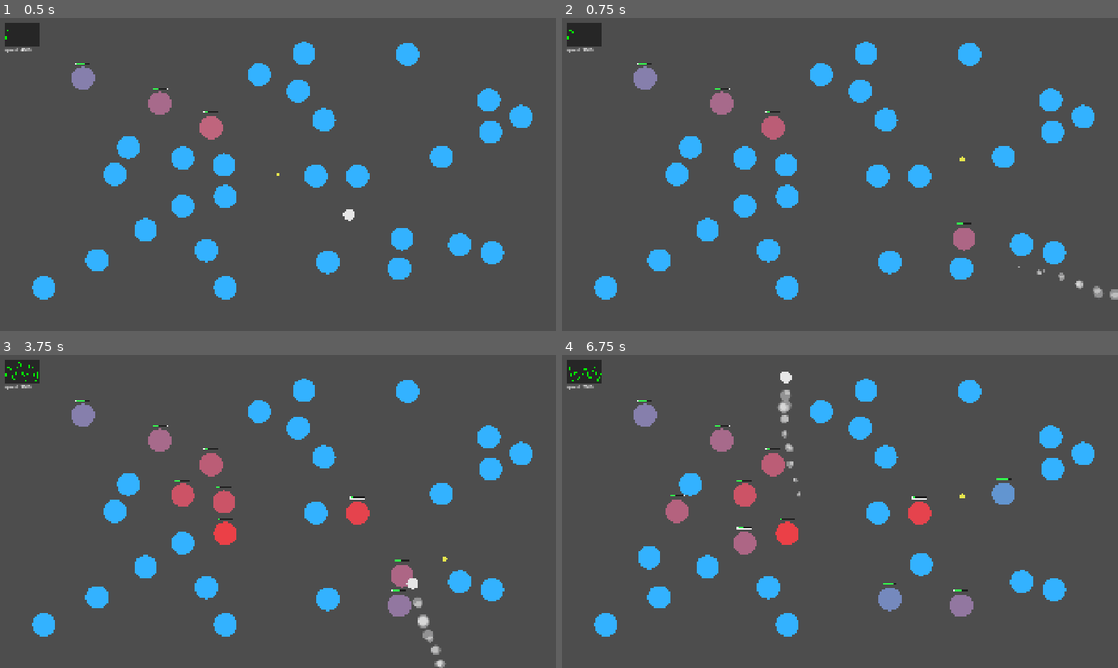
Above: before the commit, frames 1-4 (two rows, left to right).
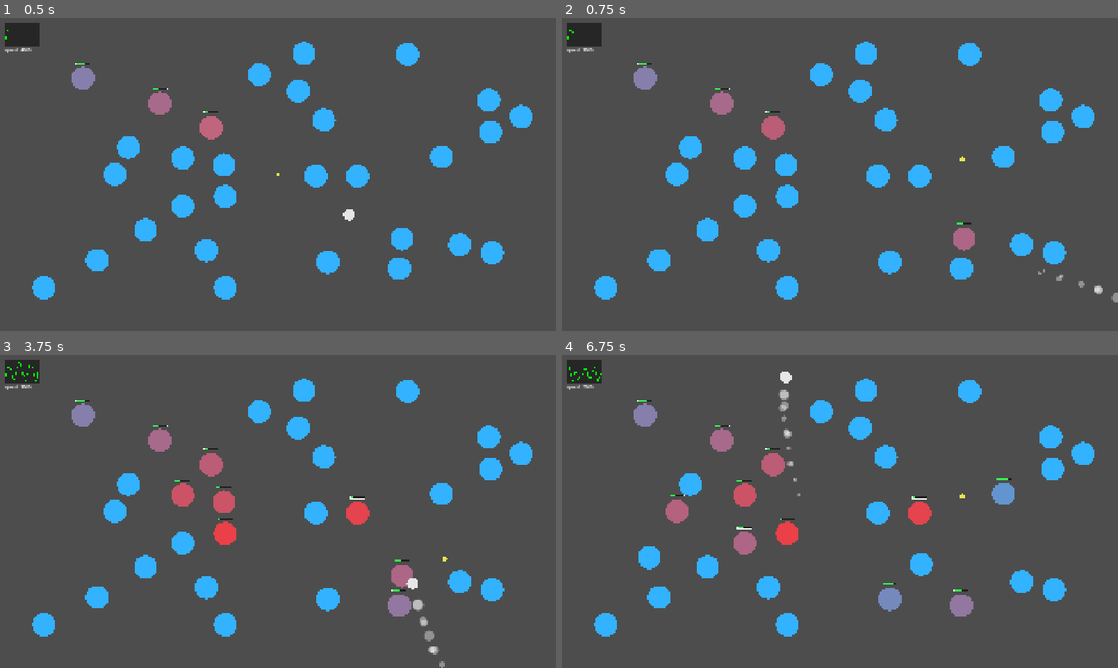
Above: after the commit, the same moments.

Repository: dandylion140206/kinetic_ball
Game: Godot game, scene res://main.tscn
Two runs of this game, one before a commit and one after it. Both use one fixed random seed, a clock stepped at 60 frames per second and the inputs below. Sound files missing from this copy of the repository are replaced by a short silence.
Inputs (mouse positions are in pixels of both pictures, inside the frame that each line leads up to):
- Up to frame 1 (0.5 s): no input
- Up to frame 2 (0.75 s): move the mouse to (962, 158) at 0.52 s; click (962, 158) at 0.6 s
- Up to frame 3 (3.75 s): tap Enter at 1.25 s; move the mouse to (166, 527) at 1.27 s; tap Shift at 1.35, 2.85 s; move the mouse to (333, 442) at 2.02 s; click (333, 442) at 2.1 s; tap Space at 2.75 s; move the mouse to (250, 574) at 2.77 s; move the mouse to (444, 558) at 3.52 s; click (444, 558) at 3.6 s
- Up to frame 4 (6.75 s): move the mouse to (673, 464) at 4.27 s; tap Shift at 4.35, 5.85 s; move the mouse to (867, 511) at 5.02 s; click (867, 511) at 5.1 s; move the mouse to (756, 433) at 5.77 s; move the mouse to (962, 495) at 6.52 s; click (962, 495) at 6.6 s

Frame 1 is identical in both runs. In frame 2, 0.2% of the frame differs, in the area x 82-100%, y 79-91%; in frame 3, 0.2%; in frame 4, 0.2%, in the area x 38-43%, y 11-46%.

Commit message:
書式整形

Diff:
--- a/ball/ball.gd
+++ b/ball/ball.gd
@@ -9,11 +9,11 @@
 
 @export var movement_stats: MovementStats
 
+var velocity: Vector2 = Vector2.ZERO
+
 @onready var movement: Movement = $Movement
 @onready var boost: Boost = $Boost
 @onready var damage_dealer: DamageDealer = $DamageDealer
-
-var velocity: Vector2 = Vector2.ZERO
 
 
 func _ready() -> void:
--- a/ball/ball_visual.gd
+++ b/ball/ball_visual.gd
@@ -2,7 +2,6 @@
 extends Node2D
 
 @export var radius: float = 20.0
-
 @export var color: Color = Color(0.9, 0.9, 0.9, 1.0)
 
 
--- a/ball/boost.gd
+++ b/ball/boost.gd
@@ -4,10 +4,10 @@
 @export_range(0, 5000, 100) var impulse_power: int = 1500
 @export_range(0.0, 2.0, 0.02) var cooldown: float = 0.4
 
+var _is_on_cooldown: bool = false
+
 @onready var cooldown_timer: Timer = $CooldownTimer
 @onready var boost_sound_player: SoundPlayer = $BoostSoundPlayer
-
-var _is_on_cooldown: bool = false
 
 
 func _ready() -> void:
--- /dev/null
+++ b/components/damage_flash.gd
@@ -0,0 +1,35 @@
+class_name DamageFlash
+extends Node
+
+@export var visual_path: NodePath
+@export var flash_color: Color = Color.WHITE
+@export_range(0.01, 0.5, 0.01) var duration: float = 0.15
+
+var _tween: Tween
+
+@onready var visual: TargetVisual = get_node_or_null(visual_path)
+
+
+func flash() -> void:
+	if visual == null:
+		return
+
+	if _tween != null:
+		_tween.kill()
+
+	visual.set_overlay(flash_color, 1.0)
+
+	_tween = create_tween()
+	_tween.tween_method(
+		_set_flash_strength,
+		1.0,
+		0.0,
+		duration
+	).set_trans(Tween.TRANS_QUAD).set_ease(Tween.EASE_OUT)
+
+
+func _set_flash_strength(value: float) -> void:
+	if visual == null:
+		return
+
+	visual.set_overlay(flash_color, value)
--- a/effects/boost_smoke_effect.gd
+++ b/effects/boost_smoke_effect.gd
@@ -9,11 +9,11 @@
 @export var use_generated_circle_texture: bool = true
 @export_range(8, 128, 1) var circle_texture_size: int = 52
 
-@onready var particles: CPUParticles2D = $Particles
-
 var _follow_node: Node2D
 var _smoke_direction: Vector2 = Vector2.LEFT
 var _is_following: bool = false
+
+@onready var particles: CPUParticles2D = $Particles
 
 
 func _ready() -> void:
@@ -23,6 +23,18 @@
 	particles.local_coords = false
 	particles.gravity = Vector2.ZERO
 	particles.direction = Vector2.RIGHT
+
+
+func _process(_delta: float) -> void:
+	if not _is_following:
+		return
+
+	if not is_instance_valid(_follow_node):
+		_stop_emission()
+		return
+
+	_update_smoke_direction()
+	_update_emitter_transform()
 
 
 func play(
@@ -53,18 +65,6 @@
 	_stop_emission_later()
 
 
-func _process(_delta: float) -> void:
-	if not _is_following:
-		return
-
-	if not is_instance_valid(_follow_node):
-		_stop_emission()
-		return
-
-	_update_smoke_direction()
-	_update_emitter_transform()
-
-
 func _update_smoke_direction() -> void:
 	if not _follow_node.has_method("get_velocity_direction"):
 		return
@@ -74,14 +74,11 @@
 	if velocity_direction.length_squared() <= 0.0001:
 		return
 
-	# lerp なし。現在速度の逆方向へ即時反映。
 	_smoke_direction = -velocity_direction.normalized()
 
 
 func _update_emitter_transform() -> void:
 	global_position = _follow_node.global_position + _smoke_direction * spawn_back_offset
-
-	# 煙の放出方向も現在速度の逆方向へ即時反映。
 	global_rotation = _smoke_direction.angle()
 
 
--- a/effects/boost_smoke_effect.tscn
+++ b/effects/boost_smoke_effect.tscn
@@ -11,12 +11,12 @@
 
 [node name="Particles" type="CPUParticles2D" parent="." unique_id=824494506]
 emitting = false
-amount = 28
-lifetime = 0.2
+amount = 20
+lifetime = 0.18000000000000002
 randomness = 0.6
 lifetime_randomness = 0.2
 emission_shape = 1
-emission_sphere_radius = 12.0
+emission_sphere_radius = 10.0
 spread = 20.0
 gravity = Vector2(0, 0)
 initial_velocity_min = 100.0
--- a/health_bar.gd
+++ b/health_bar.gd
@@ -27,20 +27,6 @@
 	global_position = follow_target.global_position + offset
 
 
-func setup(target: Node2D, initial_hp_ratio: float) -> void:
-	follow_target = target
-	set_hp_ratio(initial_hp_ratio)
-
-	if follow_target != null:
-		global_position = follow_target.global_position + offset
-
-
-func set_hp_ratio(value: float) -> void:
-	hp_ratio = clampf(value, 0.0, 1.0)
-	visible = hp_ratio < 1.0
-	queue_redraw()
-
-
 func _draw() -> void:
 	if not visible:
 		return
@@ -65,3 +51,17 @@
 		false,
 		1.0
 	)
+
+
+func setup(target: Node2D, initial_hp_ratio: float) -> void:
+	follow_target = target
+	set_hp_ratio(initial_hp_ratio)
+
+	if follow_target != null:
+		global_position = follow_target.global_position + offset
+
+
+func set_hp_ratio(value: float) -> void:
+	hp_ratio = clampf(value, 0.0, 1.0)
+	visible = hp_ratio < 1.0
+	queue_redraw()
--- a/main.tscn
+++ b/main.tscn
@@ -7,7 +7,7 @@
 [ext_resource type="Script" uid="uid://bfhimbix04kqp" path="res://speed_graph.gd" id="3_h2yge"]
 [ext_resource type="Script" uid="uid://b8h5t4d243axg" path="res://target_spawner.gd" id="5_lquwl"]
 [ext_resource type="PackedScene" uid="uid://db4dp6n086j22" path="res://target/target.tscn" id="6_7mycd"]
-[ext_resource type="Script" uid="uid://dimnmy0ptmso1" path="res://health_bal_layer.gd" id="7_4c57u"]
+[ext_resource type="Script" uid="uid://dimnmy0ptmso1" path="res://health_bar_layer.gd" id="7_4c57u"]
 [ext_resource type="Script" uid="uid://b2dog2m20x8s3" path="res://vfx_spawner.gd" id="7_272bh"]
 [ext_resource type="PackedScene" uid="uid://c7mpnvlntsbrn" path="res://effects/boost_smoke_effect.tscn" id="8_5vw27"]
 [ext_resource type="PackedScene" uid="uid://c7spad1eefqnw" path="res://health_bar.tscn" id="8_efxa6"]
--- a/speed_graph.gd
+++ b/speed_graph.gd
@@ -7,17 +7,6 @@
 
 var current_value := 0.0
 var values: Array[float] = []
-
-
-func add_value(value: float) -> void:
-	current_value = value
-
-	values.append(value)
-
-	if values.size() > max_samples:
-		values.pop_front()
-
-	queue_redraw()
 
 
 func _draw() -> void:
@@ -51,3 +40,14 @@
 		16,
 		Color.WHITE
 	)
+
+
+func add_value(value: float) -> void:
+	current_value = value
+
+	values.append(value)
+
+	if values.size() > max_samples:
+		values.pop_front()
+
+	queue_redraw()
--- a/target/target.gd
+++ b/target/target.gd
@@ -6,6 +6,7 @@
 
 @onready var collision_shape: CollisionShape2D = $CollisionShape2D
 @onready var visual: TargetVisual = $TargetVisual
+@onready var damage_flash: DamageFlash = $DamageFlash
 @onready var health: Health = $Health
 @onready var hit_sound_player: SoundPlayer = $HitSoundPlayer
 @onready var destroy_sound_player: SoundPlayer = $DestroySoundPlayer
@@ -50,12 +51,13 @@
 	var hp_ratio := health.get_hp_ratio()
 
 	visual.set_hp_ratio(hp_ratio)
-	visual.flash_damage()
+	damage_flash.flash()
 
 	health_ratio_changed.emit(self, hp_ratio)
 
 	if current_hp > 0.0:
 		hit_sound_player.play_at(global_position)
+
 
 
 func _on_health_died() -> void:
--- a/target/target.tscn
+++ b/target/target.tscn
@@ -3,6 +3,7 @@
 [ext_resource type="Script" uid="uid://dux5lc45m8t8h" path="res://target/target.gd" id="1_sp8cc"]
 [ext_resource type="Script" uid="uid://b27iur02l1su8" path="res://target/target_visual.gd" id="2_itqbd"]
 [ext_resource type="Script" uid="uid://c43si4dbixk67" path="res://components/health.gd" id="3_6nu6o"]
+[ext_resource type="Script" uid="uid://dhwukke0lvuum" path="res://components/damage_flash.gd" id="4_q5yam"]
 [ext_resource type="Script" uid="uid://c44vcmo5b7yyd" path="res://sound_player.gd" id="5_6nu6o"]
 [ext_resource type="AudioStream" uid="uid://ckij85u0fgpio" path="res://assets/sfx/ヒット/DSGNMisc_HIT-Hit Rattle_HY_PC-003.wav" id="6_q5yam"]
 [ext_resource type="AudioStream" uid="uid://c2krkxiq0mr3k" path="res://assets/sfx/消滅/DSGNMisc_HIT-Fleeting Hit_HY_PC-002.wav" id="7_q5yam"]
@@ -24,6 +25,10 @@
 [node name="Health" type="Node" parent="." unique_id=1435787681]
 script = ExtResource("3_6nu6o")
 
+[node name="DamageFlash" type="Node" parent="." unique_id=1254429179]
+script = ExtResource("4_q5yam")
+visual_path = NodePath("../TargetVisual")
+
 [node name="HitSoundPlayer" type="Node" parent="." unique_id=1108541957]
 script = ExtResource("5_6nu6o")
 sound = ExtResource("6_q5yam")
--- a/target/target_visual.gd
+++ b/target/target_visual.gd
@@ -6,13 +6,20 @@
 @export var full_hp_color: Color = Color(0.2, 0.7, 1.0, 1.0)
 @export var low_hp_color: Color = Color(1.0, 0.2, 0.2, 1.0)
 
-@export_group("Damage Highlight")
-@export var hit_flash_color: Color = Color.WHITE
-@export_range(0.01, 0.5, 0.01) var hit_flash_duration: float = 0.15
+var _hp_ratio: float = 1.0
+var _overlay_color: Color = Color.WHITE
+var _overlay_strength: float = 0.0
 
-var _hp_ratio: float = 1.0
-var _hit_flash_strength: float = 0.0
-var _hit_flash_tween: Tween
+
+func _draw() -> void:
+	var base_color := low_hp_color.lerp(full_hp_color, _hp_ratio)
+
+	var display_color := base_color.lerp(
+		_overlay_color,
+		_overlay_strength
+	)
+
+	draw_circle(Vector2.ZERO, radius, display_color)
 
 
 func set_hp_ratio(value: float) -> void:
@@ -20,32 +27,12 @@
 	queue_redraw()
 
 
-func flash_damage() -> void:
-	if _hit_flash_tween != null:
-		_hit_flash_tween.kill()
-
-	_set_hit_flash_strength(1.0)
-
-	_hit_flash_tween = create_tween()
-	_hit_flash_tween.tween_method(
-		_set_hit_flash_strength,
-		1.0,
-		0.0,
-		hit_flash_duration
-	).set_trans(Tween.TRANS_QUAD).set_ease(Tween.EASE_OUT)
-
-
-func _set_hit_flash_strength(value: float) -> void:
-	_hit_flash_strength = clampf(value, 0.0, 1.0)
+func set_overlay(color: Color, strength: float) -> void:
+	_overlay_color = color
+	_overlay_strength = clampf(strength, 0.0, 1.0)
 	queue_redraw()
 
 
-func _draw() -> void:
-	var base_color := low_hp_color.lerp(full_hp_color, _hp_ratio)
-
-	var display_color := base_color.lerp(
-		hit_flash_color,
-		_hit_flash_strength
-	)
-
-	draw_circle(Vector2.ZERO, radius, display_color)
+func clear_overlay() -> void:
+	_overlay_strength = 0.0
+	queue_redraw()
Not shown, added: components/damage_flash.gd.uid
Renamed: health_bal_layer.gd -> health_bar_layer.gd
Renamed: health_bal_layer.gd.uid -> health_bar_layer.gd.uid
